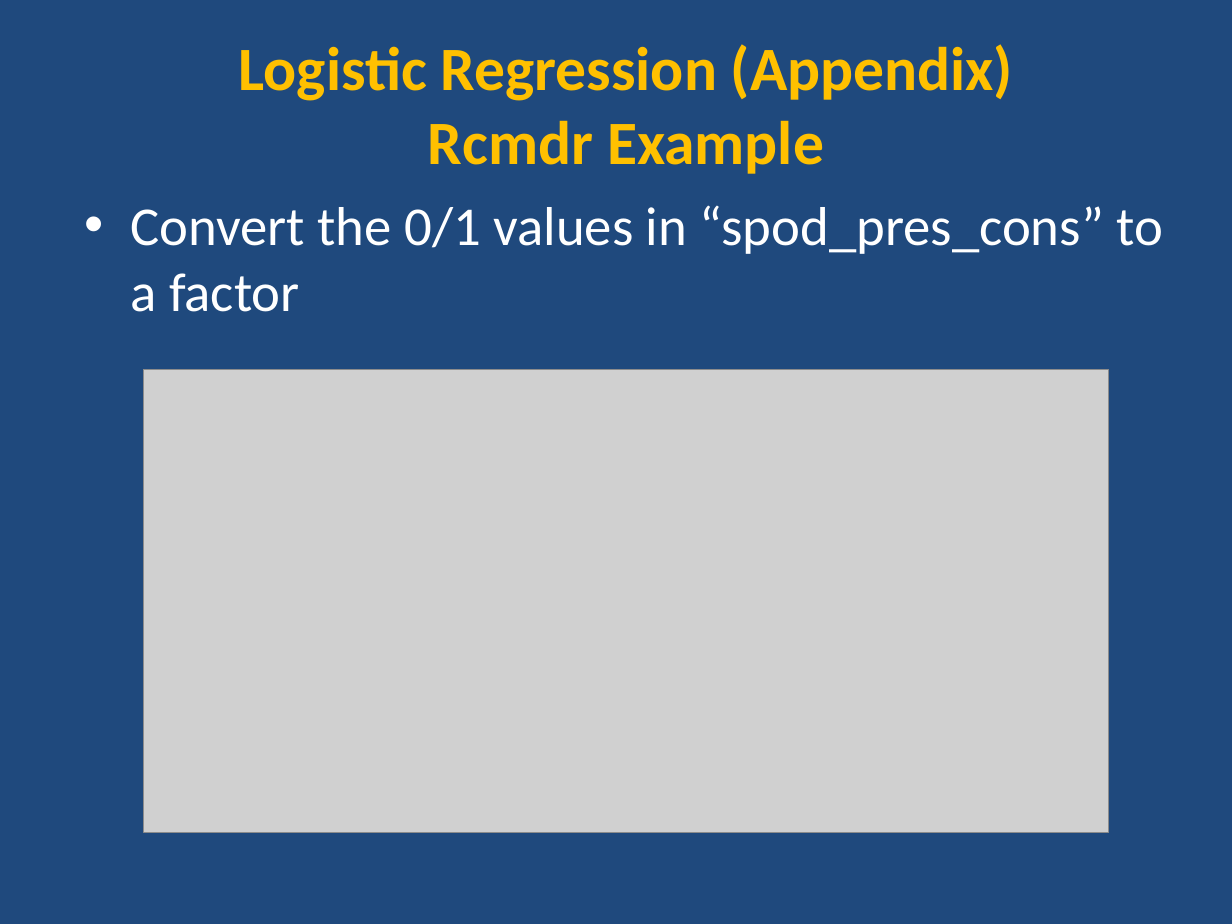
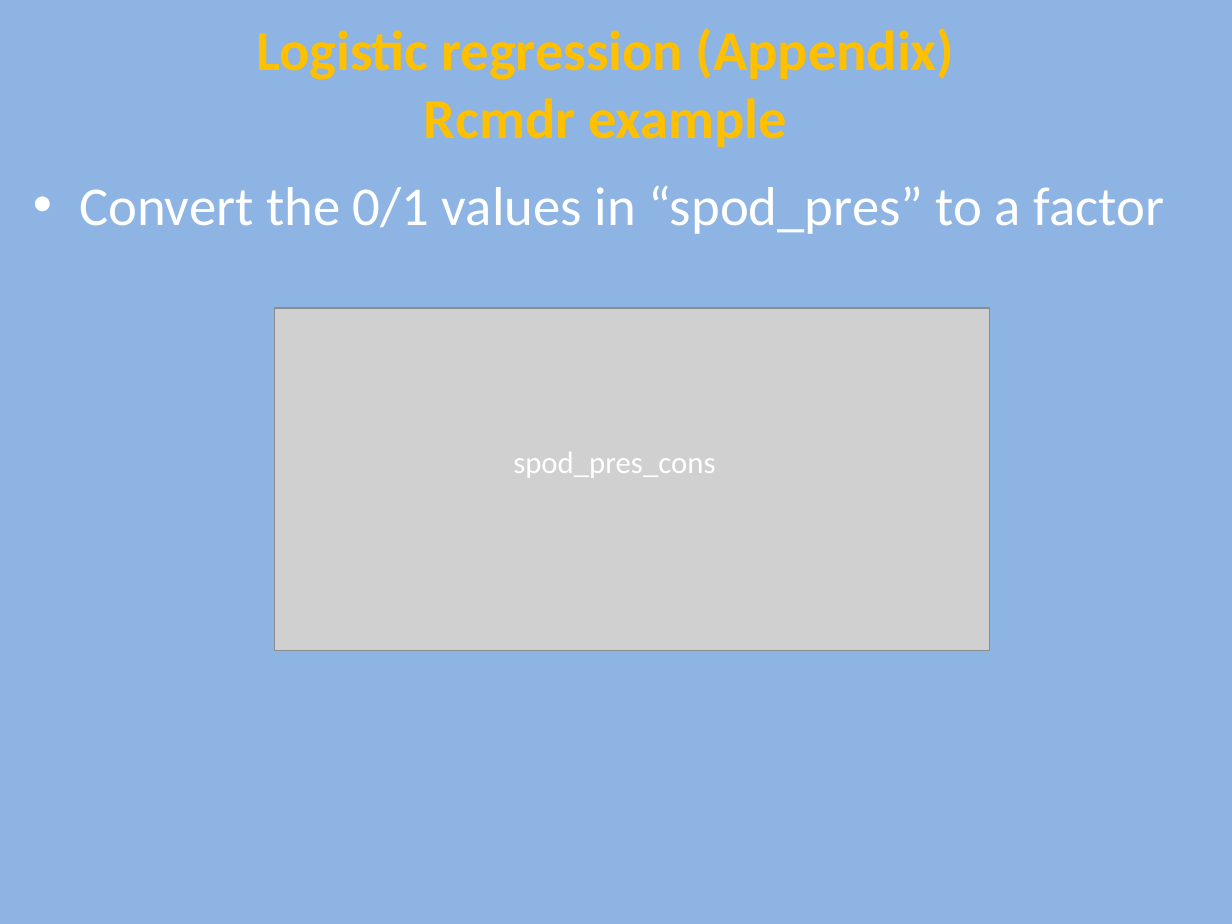
Before and after one commit to ncss-tech/stats_for_soil_survey, a slide deck: slide 26 of presentations/7_logistic_regression/Logistic.pptx (slide 22 before the commit). Drawn at 1232x924 pixels with LibreOffice and Linux fonts; fonts in the diff are those of the drawing; grey boxes stand for pictures. Boxes give left, top, right and bottom in pixels: in the first picture for what was removed or moved away, otherwise in the second. Text is boxed around its words. In the diff, an @@ line names an element or a change of style, - is before the commit and + after.

```diff
--- a/presentations/7_logistic_regression/Logistic.pptx
+++ b/presentations/7_logistic_regression/Logistic.pptx
@@ background #1F497D to #8EB4E3 @@
@@ text at <box>256,28,954,147</box>: text changed; size 36 to 33 pt @@
-Logistic Regression (Appendix)
-Rcmdr Example
+Logistic regression (Appendix)
+Rcmdr example
@@ text at <box>79,186,1165,234</box>: text changed @@
-• Convert the 0/1 values in “spod_pres_cons” to a factor
+• Convert the 0/1 values in “spod_pres” to a factor
@@ picture: place and size @@
-picture at <box>144,370,1109,832</box>
+picture at <box>275,308,989,650</box>
@@ text added at <box>513,452,715,478</box>, 18 pt, text #FFFFFF @@
+spod_pres_cons
```
Also in this commit, not shown: 26 other slides changed, 4 slides added.
